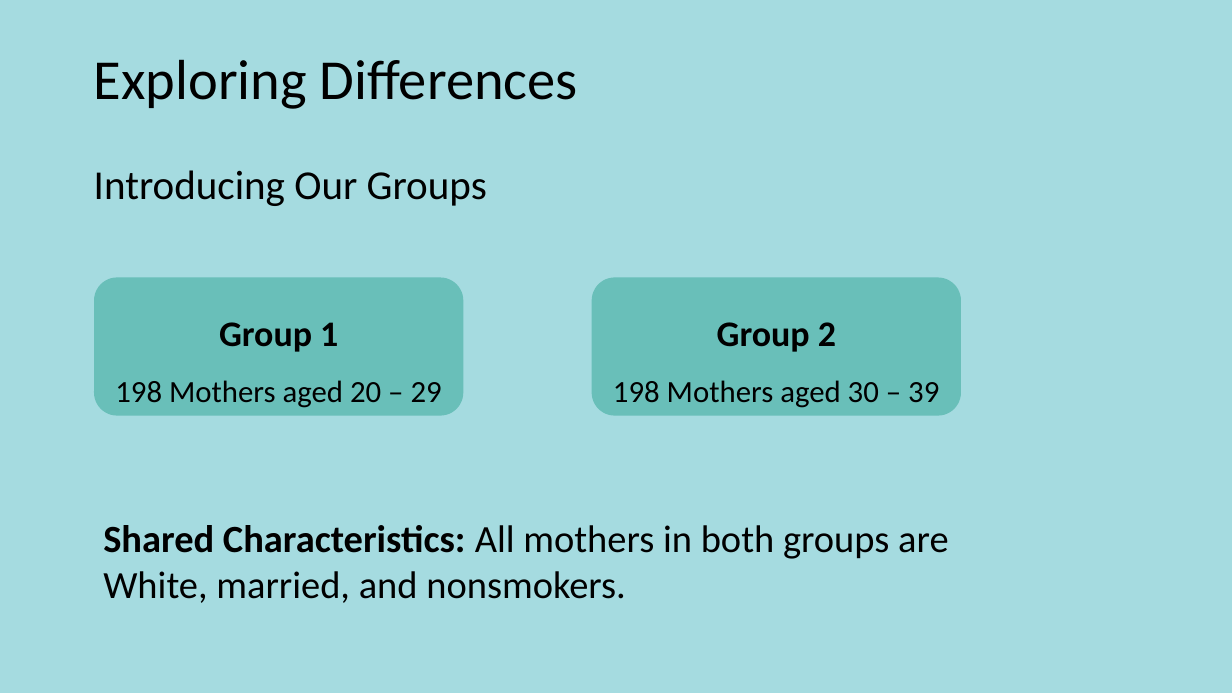
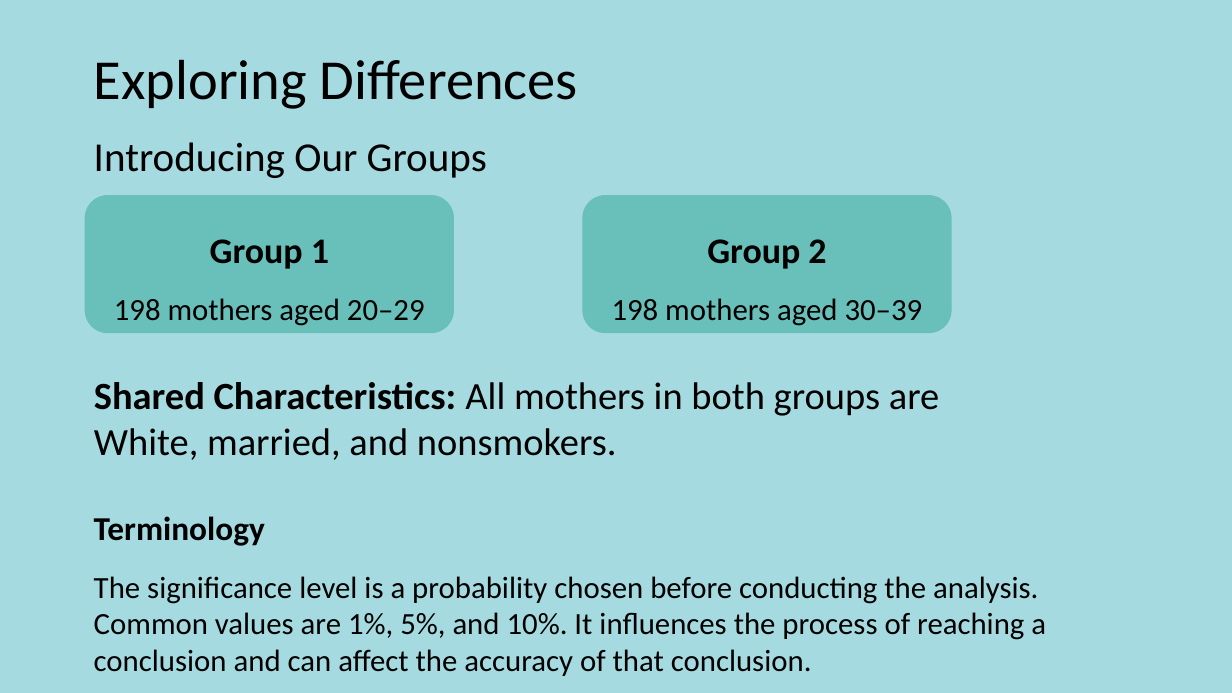
Before and after one commit to zhenzhebao/north-carolina-births-statistical-analysis, a slide deck: slide 8 of North Carolina Birth Data Analysis.pptx. Drawn at 1232x693 pixels with LibreOffice and Linux fonts; fonts in the diff are those of the drawing. Boxes give left, top, right and bottom in pixels: in the first picture for what was removed or moved away, otherwise in the second. Text is boxed around its words. In the diff, an @@ line names an element or a change of style, - is before the commit and + after.

Commit message:
update slide
update slide

```diff
--- a/North Carolina Birth Data Analysis.pptx
+++ b/North Carolina Birth Data Analysis.pptx
@@ text "Introducing Our Groups": place and size @@
-text "Introducing Our Groups" at box(94, 170, 487, 206)
+text "Introducing Our Groups" at box(94, 142, 487, 178)
@@ rounded rectangle "Group 1": place and size @@
-rounded rectangle "Group 1" at box(94, 277, 464, 415)
+rounded rectangle "Group 1" at box(85, 195, 455, 333)
@@ rounded rectangle "Group 2": place and size @@
-rounded rectangle "Group 2" at box(592, 277, 961, 415)
+rounded rectangle "Group 2" at box(582, 195, 952, 333)
@@ text in rounded rectangle at box(114, 298, 425, 326): text changed @@
-  198 Mothers aged 20 – 29
+  198 mothers aged 20–29
@@ text in rounded rectangle at box(612, 298, 923, 326): text changed @@
-  198 Mothers aged 30 – 39
+  198 mothers aged 30–39
@@ text "Shared Characteristics: All mothers in ...": place and size @@
-text "Shared Characteristics: All mothers in ..." at box(103, 525, 948, 603)
+text "Shared Characteristics: All mothers in ..." at box(94, 382, 939, 460)
@@ text added at box(94, 516, 265, 546), 26 pt, text #000000, bold @@
+Terminology
@@ text added at box(94, 576, 1046, 676), 24 pt, text #000000 @@
+The significance level is a probability chosen before conducting the analysis. Common values are 1%, 5%, and 10%. It influences the process of reaching a conclusion and can affect the accuracy of that conclusion.
```
Also in this commit, not shown: 3 other slides changed.
